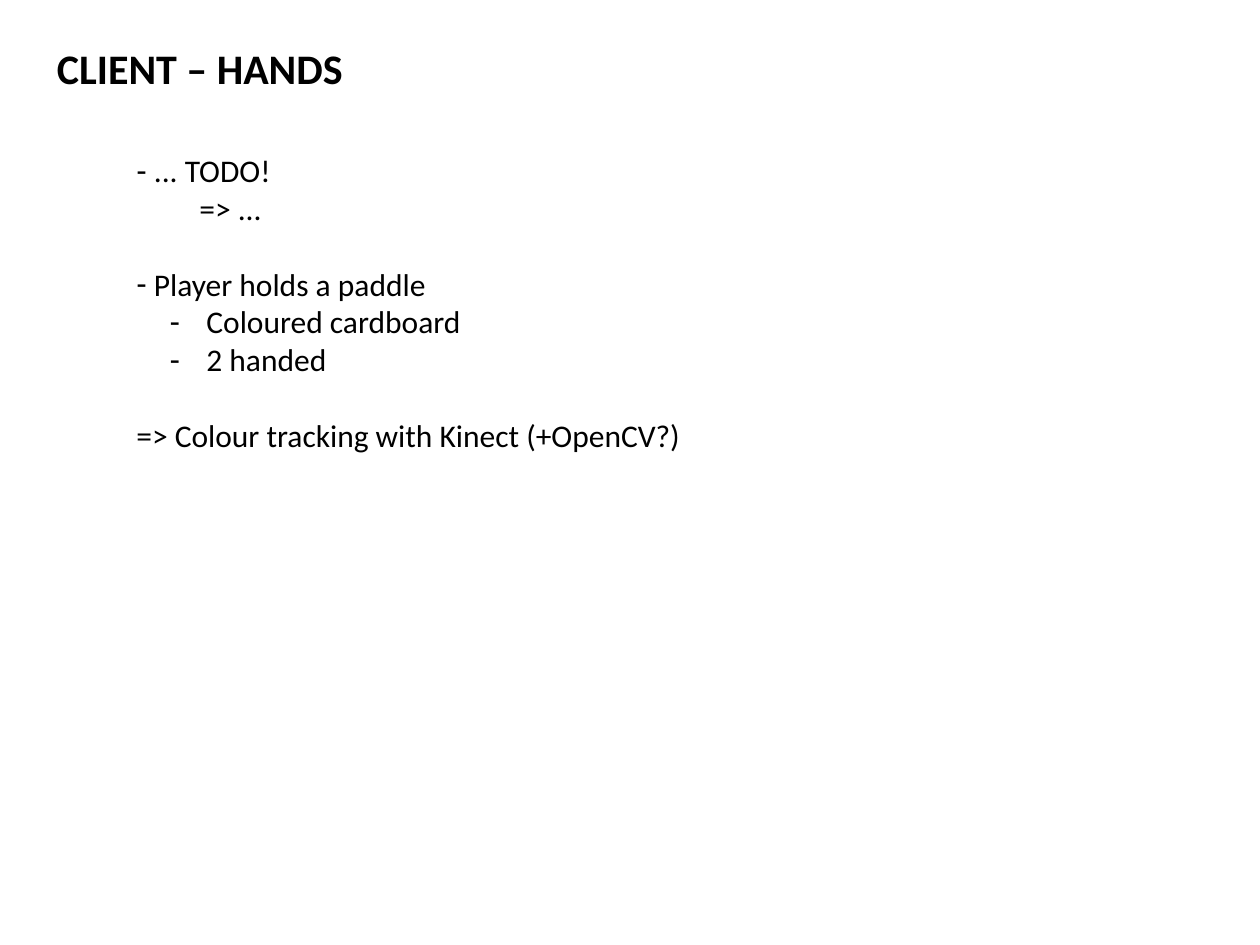
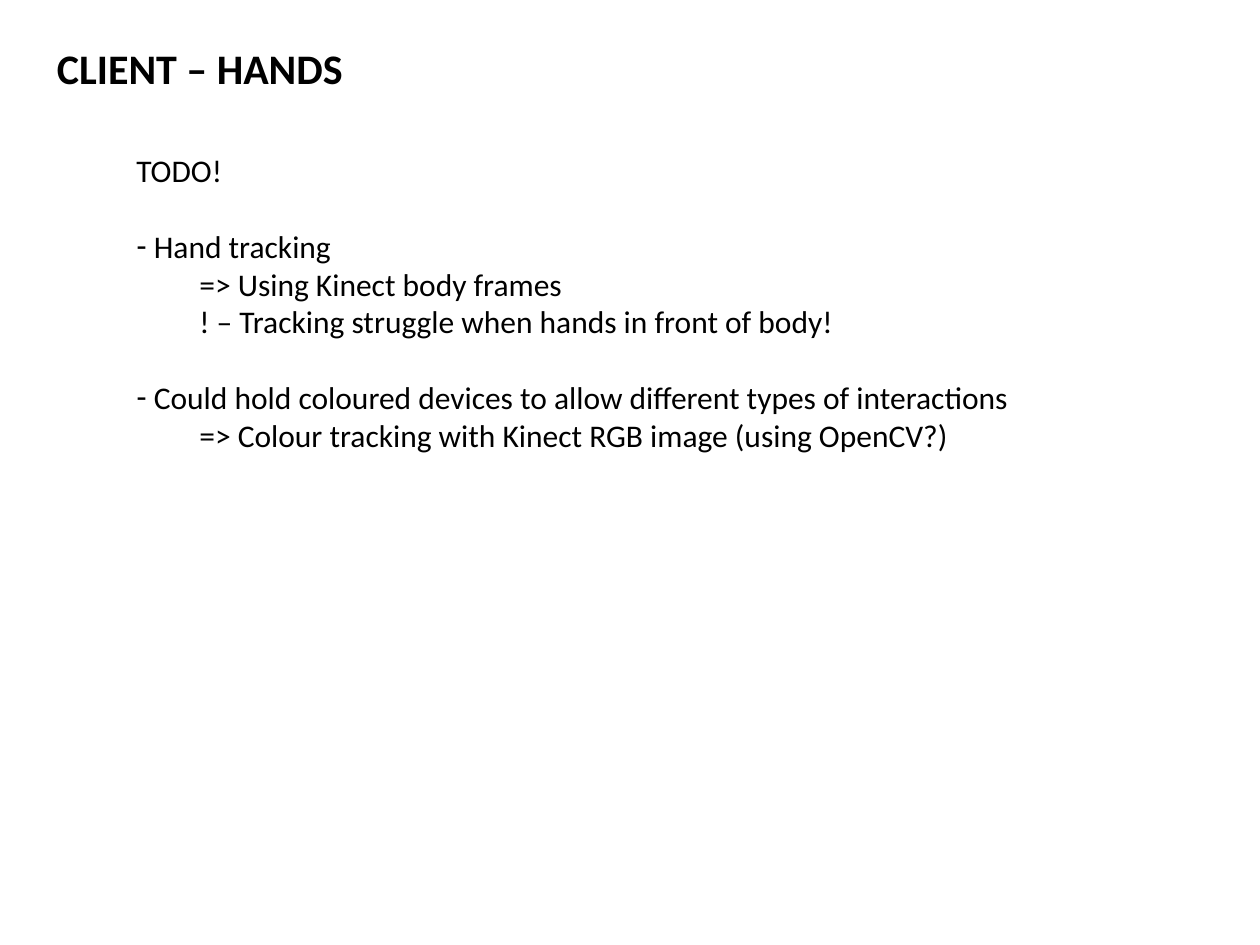
Before and after one commit to 2-REC/unity-kinect-xr, a slide deck: slide 13 of docs/KINECT_AR.pptx. Drawn at 1260x945 pixels with LibreOffice and Linux fonts; fonts in the diff are those of the drawing. Boxes give left, top, right and bottom in pixels: in the first picture for what was removed or moved away, otherwise in the second. Text is boxed around its words. In the diff, an @@ line names an element or a change of style, - is before the commit and + after.

Commit message:
Updated TODO and Kinect AR doc

```diff
--- a/docs/KINECT_AR.pptx
+++ b/docs/KINECT_AR.pptx
@@ text at [136, 160, 1007, 453]: text changed @@
-– ... TODO!
-  => ...
-– Player holds a paddle
-  – Coloured cardboard
-  – 2 handed
-=> Colour tracking with Kinect (+OpenCV?)
+TODO!
+– Hand tracking
+  => Using Kinect body frames
+  ! – Tracking struggle when hands in front of body!
+– Could hold coloured devices to allow different types of interactions
+  => Colour tracking with Kinect RGB image (using OpenCV?)
```
Also in this commit, not shown: 2 other slides changed, 2 other files.
